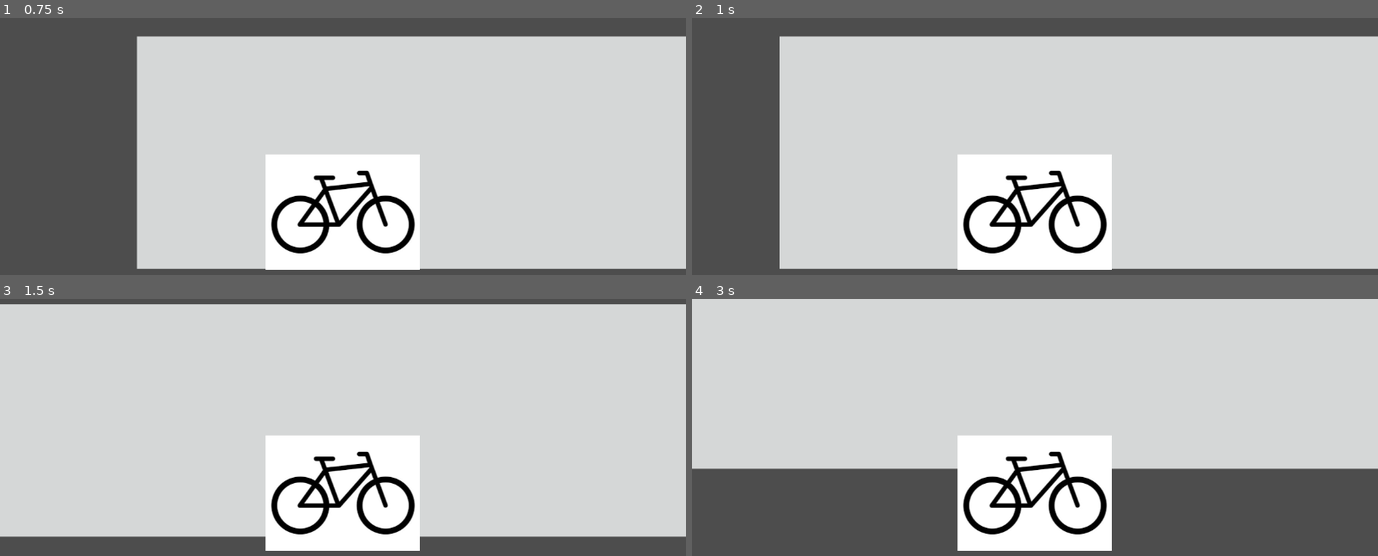
Above: before the commit, frames 1-4 (two rows, left to right).
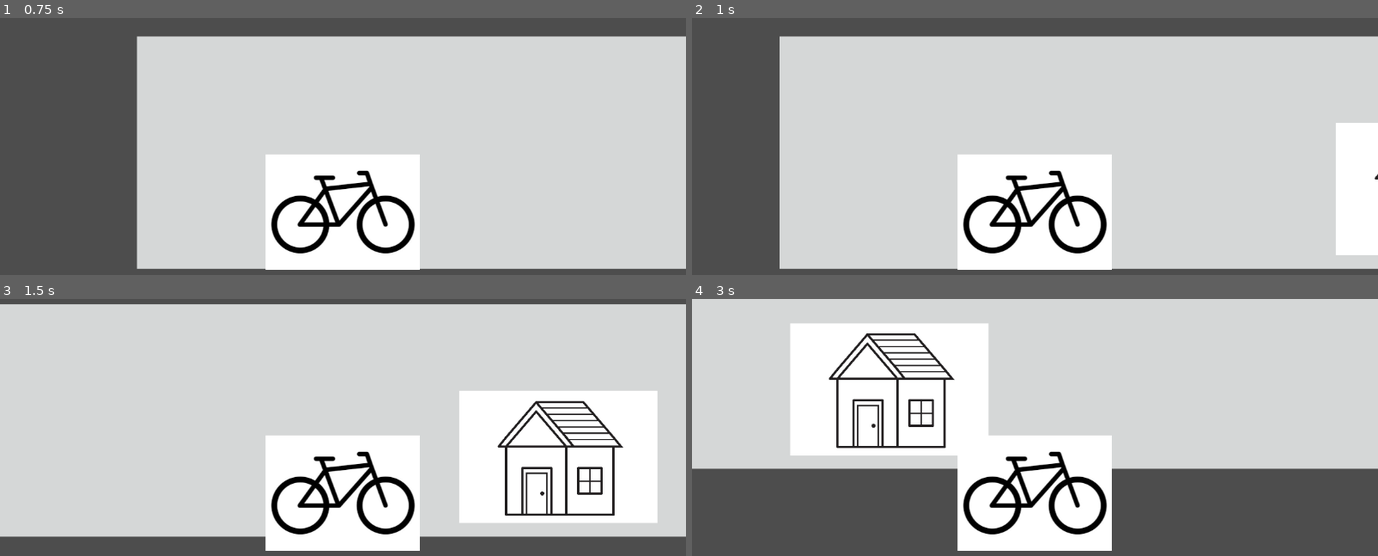
Above: after the commit, the same moments.

Repository: andreaTheCoder/brackeysgamejam
Game: Godot game, scene res://scenes/game.tscn
Same seed, same stepped clock (60 frames per second), same inputs: the game is played once before the commit and once after it.
Inputs:
- Up to frame 1 (0.75 s): tap Enter at 0.5 s; hold Right (forward) from 0.53 s (still down)
- Up to frame 2 (1 s): keep holding Right (forward)
- Up to frame 3 (1.5 s): release Right (forward) at 1.28 s; hold Down (down) from 1.28 s (still down)
- Up to frame 4 (3 s): release Down (down) at 2.03 s; hold Right (forward) from 2.03 s (still down)

Frame 1 is identical in both runs. In frame 2, 3.2% of the frame differs, in the area x 93-100%, y 40-93%; in frame 3, 14%, in the area x 66-96%, y 35-87%; in frame 4, 14%.

Commit message:
target-house image added
added the target house

Diff:
--- a/scenes/game.tscn
+++ b/scenes/game.tscn
@@ -1,8 +1,9 @@
-[gd_scene load_steps=5 format=3 uid="uid://dx4alm7spt1cb"]
+[gd_scene load_steps=6 format=3 uid="uid://dx4alm7spt1cb"]
 
 [ext_resource type="PackedScene" uid="uid://b2nldleqd7l8" path="res://scenes/bike.tscn" id="1_uwrxv"]
 [ext_resource type="Script" uid="uid://ve3kpygen1ju" path="res://scripts/game_manager.gd" id="2_yqjtg"]
 [ext_resource type="PackedScene" uid="uid://bo42c7hrfygyp" path="res://scenes/lane.tscn" id="3_lnu2h"]
+[ext_resource type="PackedScene" uid="uid://8nvv8hcnnes5" path="res://scenes/target_house.tscn" id="4_lbhrr"]
 
 [sub_resource type="WorldBoundaryShape2D" id="WorldBoundaryShape2D_lnu2h"]
 
@@ -36,3 +37,6 @@
 
 [node name="CollisionShape2D" type="CollisionShape2D" parent="World Boundaries/Top Boundary"]
 shape = SubResource("WorldBoundaryShape2D_lnu2h")
+
+[node name="target_house" parent="." instance=ExtResource("4_lbhrr")]
+position = Vector2(777, -37)
--- /dev/null
+++ b/scenes/target_house.tscn
@@ -0,0 +1,22 @@
+[gd_scene load_steps=4 format=3 uid="uid://8nvv8hcnnes5"]
+
+[ext_resource type="Script" uid="uid://cgdyc3ckgxvog" path="res://scripts/target_house.gd" id="1_nx08e"]
+[ext_resource type="Texture2D" uid="uid://b7s8lnjyghdgr" path="res://assets/house.jpg" id="2_ckt2h"]
+
+[sub_resource type="RectangleShape2D" id="RectangleShape2D_4hs0r"]
+size = Vector2(264, 98)
+
+[node name="target_house" type="Area2D"]
+collision_layer = 2
+script = ExtResource("1_nx08e")
+
+[node name="House" type="Sprite2D" parent="."]
+scale = Vector2(0.226531, 0.226531)
+texture = ExtResource("2_ckt2h")
+
+[node name="CollisionShape2D" type="CollisionShape2D" parent="."]
+position = Vector2(-38, 49)
+shape = SubResource("RectangleShape2D_4hs0r")
+disabled = true
+
+[connection signal="body_entered" from="." to="." method="_on_body_entered"]
--- /dev/null
+++ b/scripts/target_house.gd
@@ -0,0 +1,16 @@
+extends Area2D
+
+const BIKE = preload("res://scenes/bike.tscn")
+
+# Called when the node enters the scene tree for the first time.
+func _ready() -> void:
+	pass # Replace with function body.
+
+
+# Called every frame. 'delta' is the elapsed time since the previous frame.
+func _process(delta: float) -> void:
+	pass
+
+func _on_body_entered(body: Node2D) -> void:
+	$"../Bike".velocity.x = 0
+	pass # Replace with function body.
Binary file added: assets/house.jpg
Not shown, added: assets/house.jpg.import
Not shown, added: scripts/target_house.gd.uid
